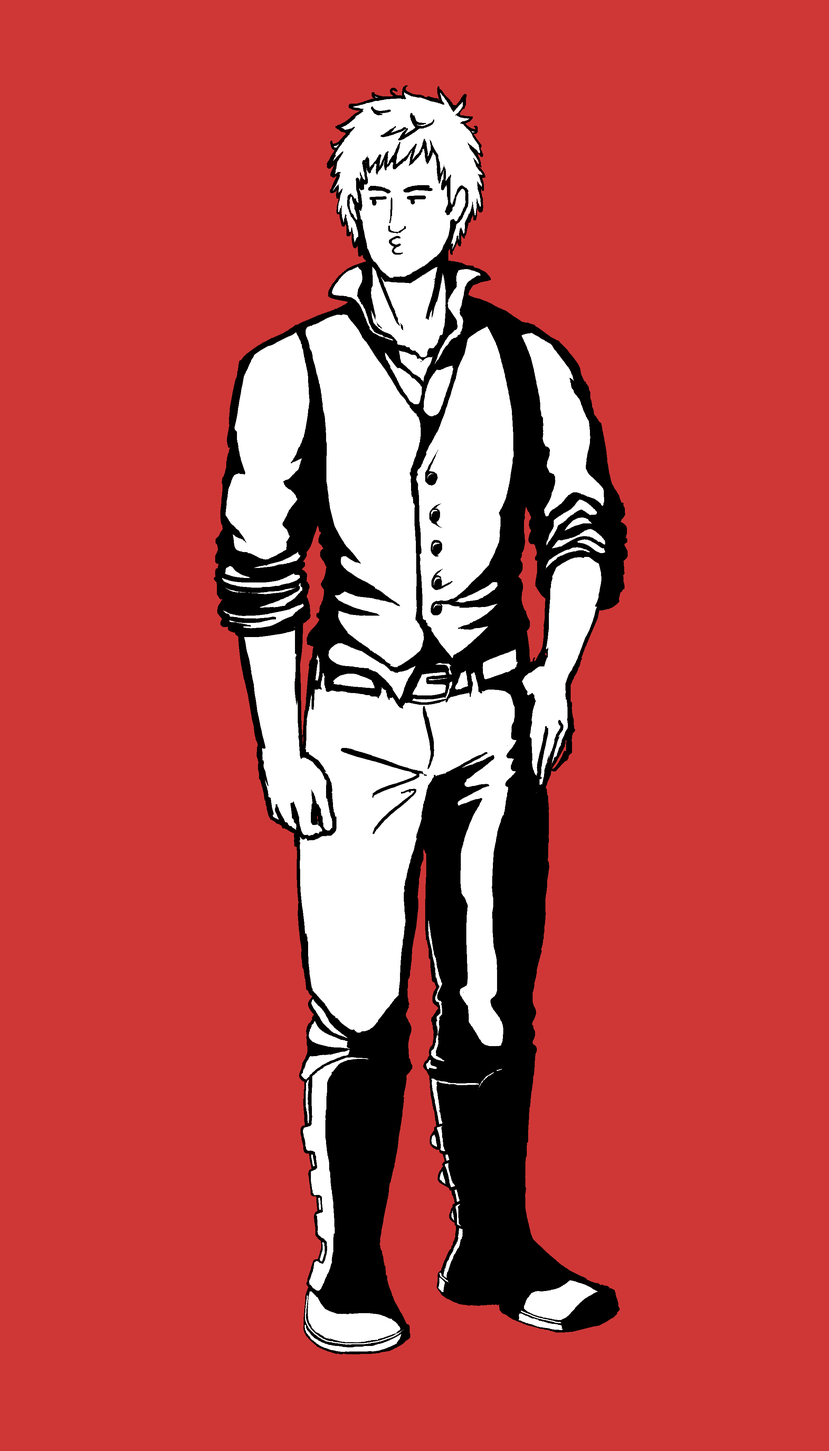
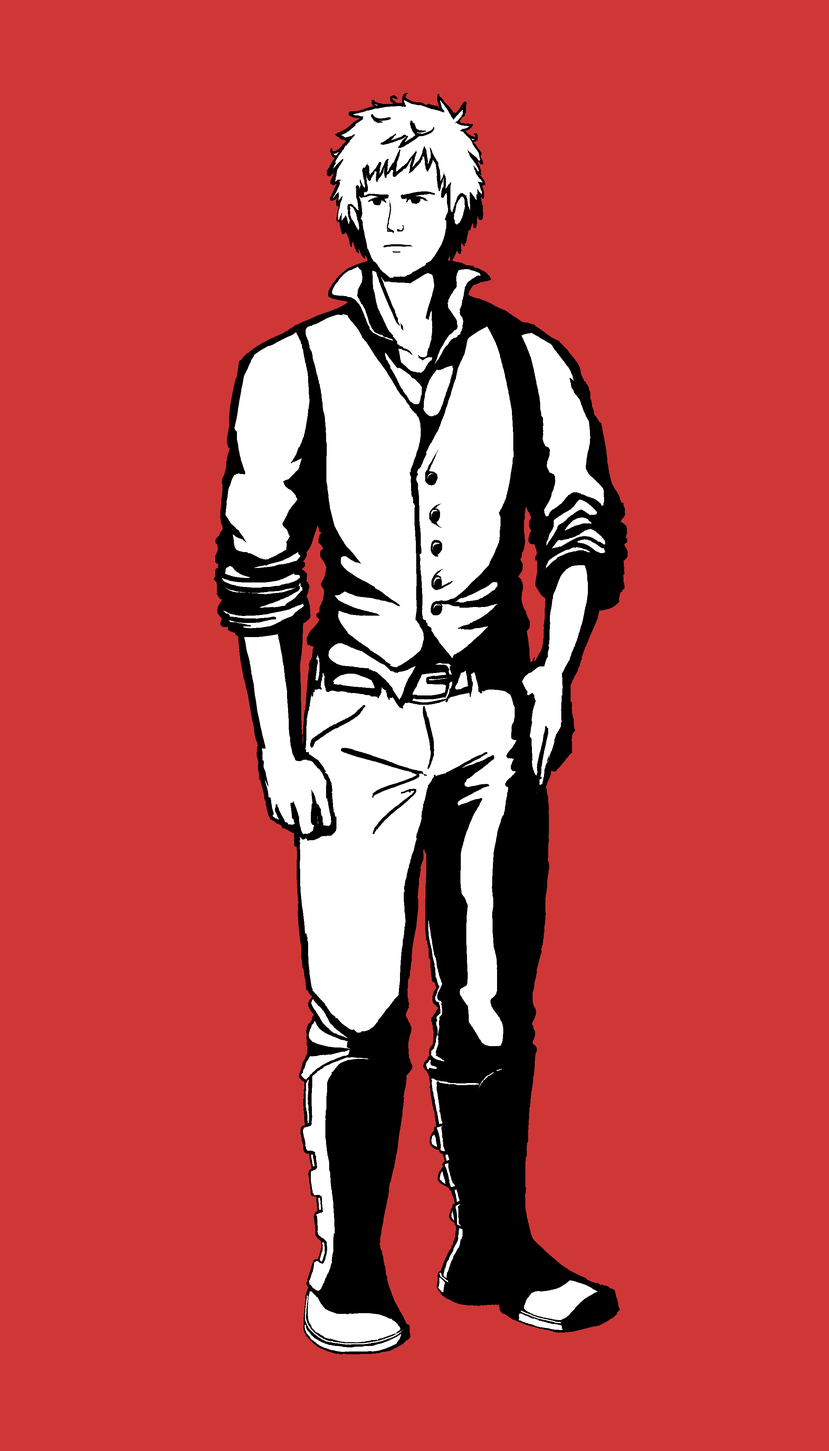
Layered file, before and after one edit (829 × 1451). Changes by layer:
painted on "shorthair" over 326, 85, 486, 269
added layer "face2" above "face" over 363, 191, 455, 268
hid "face", painted on it over 368, 185, 433, 255
painted on "pants" over 310, 649, 518, 748
painted on "body" over 213, 92, 628, 836
hid "Background" over 213, 85, 628, 836
